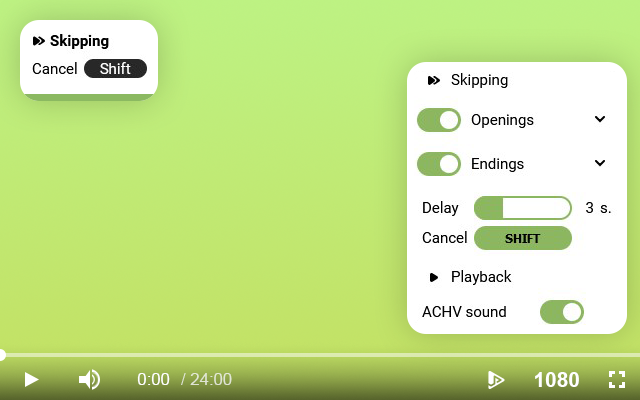
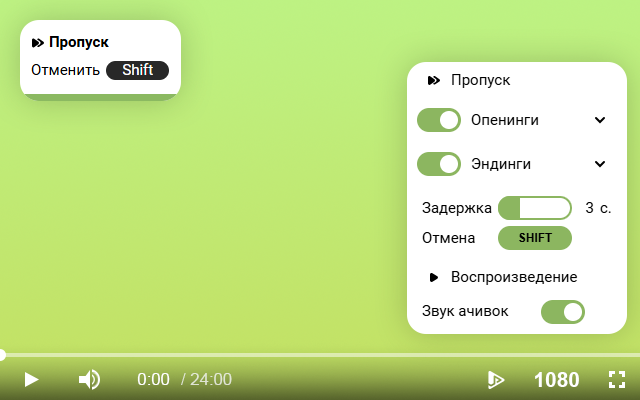
Comparing the layer stacks of the two 640×400 images. Changes:
added group "settings-ru" with 2 layers above "settings" over [414, 71, 617, 325]
added layer "Layer 10" in group "settings-ru" over [414, 71, 617, 325]
added layer "Rectangle 4" (1st of 2, in "settings-ru") in group "settings-ru" over [414, 71, 617, 325]
hid group "settings" (2 layers) over [414, 71, 617, 325]
added group "skipping-ru" with 3 layers above "skipping" over [30, 20, 181, 101]
added layer "Layer 9" in group "skipping-ru" over [30, 31, 175, 85]
added layer "Rectangle 3" (1st of 2, in "skipping-ru") in group "skipping-ru" over [139, 94, 177, 101]
added layer "Rectangle 2" (1st of 2, in "skipping-ru") in group "skipping-ru" over [30, 20, 181, 101]
hid group "skipping" (3 layers) over [30, 20, 158, 101]
painted on "Rectangle 1" over [30, 0, 617, 325]
